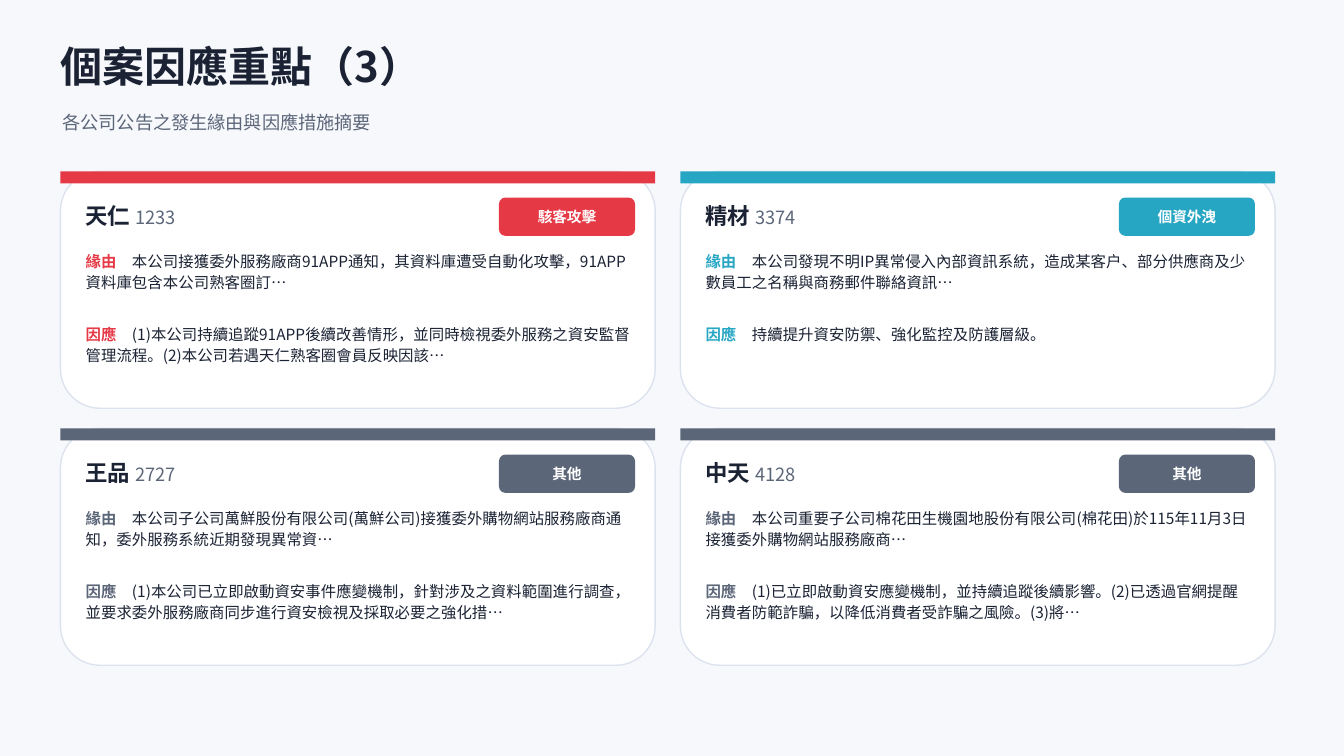
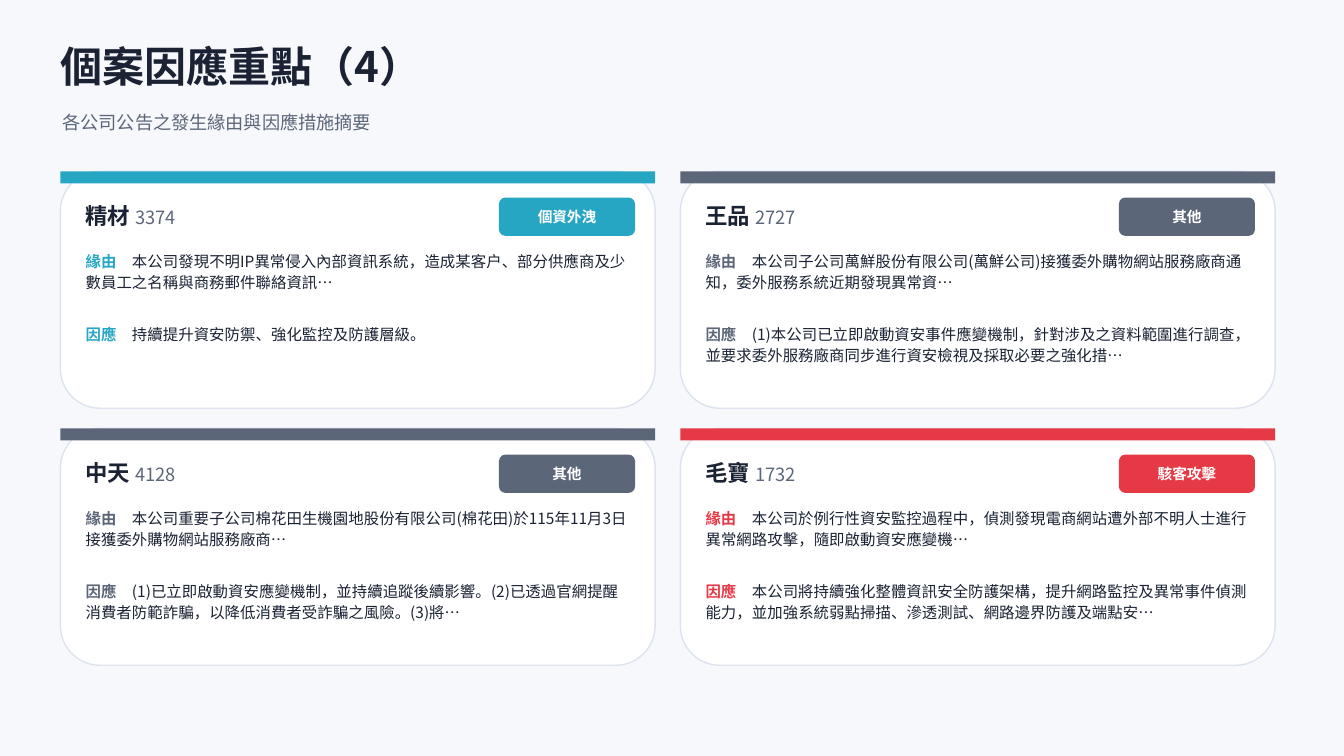
Before and after one commit to Johnnylin77/mops-isec-monitor, a slide deck: slide 9 of 資安事件因應分析.pptx (slide 8 before the commit). Drawn at 1344x756 pixels with LibreOffice and Linux fonts; fonts in the diff are those of the drawing. Boxes give left, top, right and bottom in pixels: in the first picture for what was removed or moved away, otherwise in the second. Text is boxed around its words. In the diff, an @@ line names an element or a change of style, - is before the commit and + after.

```diff
--- a/資安事件因應分析.pptx
+++ b/資安事件因應分析.pptx
@@ text at bbox=[60, 46, 421, 86]: text changed @@
-個案因應重點（3）
+個案因應重點（4）
@@ rectangle at bbox=[60, 171, 655, 184]: fill #E63946 to #27A6C4 @@
@@ rectangle at bbox=[681, 171, 1275, 184]: fill #27A6C4 to #5C6679 @@
@@ text at bbox=[86, 205, 175, 226]: text changed @@
-天仁 1233
+精材 3374
@@ rounded rectangle at bbox=[499, 198, 635, 236]: fill #E63946 to #27A6C4 @@
@@ text at bbox=[538, 209, 596, 223]: text changed @@
-駭客攻擊
+個資外洩
@@ text at bbox=[706, 206, 795, 226]: text changed @@
-精材 3374
+王品 2727
@@ rounded rectangle at bbox=[1119, 198, 1255, 236]: fill #27A6C4 to #5C6679 @@
@@ text at bbox=[1172, 209, 1201, 223]: text changed @@
-個資外洩
+其他
@@ text at bbox=[86, 254, 625, 290]: text changed @@
-緣由 本公司接獲委外服務廠商91APP通知，其資料庫遭受自動化攻擊，91APP資料庫包含本公司熟客圈訂…
+緣由 本公司發現不明IP異常侵入內部資訊系統，造成某客戶、部分供應商及少數員工之名稱與商務郵件聯絡資訊…
@@ text at bbox=[706, 254, 1241, 290]: text changed @@
-緣由 本公司發現不明IP異常侵入內部資訊系統，造成某客戶、部分供應商及少數員工之名稱與商務郵件聯絡資訊…
+緣由 本公司子公司萬鮮股份有限公司(萬鮮公司)接獲委外購物網站服務廠商通知，委外服務系統近期發現異常資…
@@ text at bbox=[86, 325, 426, 345]: text changed @@
-因應 (1)本公司持續追蹤91APP後續改善情形，並同時檢視委外服務之資安監督管理流程。(2)本公司若遇天仁熟客圈會員反映因該…
+因應 持續提升資安防禦、強化監控及防護層級。
@@ text at bbox=[706, 325, 1250, 363]: text changed @@
-因應 持續提升資安防禦、強化監控及防護層級。
+因應 (1)本公司已立即啟動資安事件應變機制，針對涉及之資料範圍進行調查，並要求委外服務廠商同步進行資安檢視及採取必要之強化措…
@@ rectangle at bbox=[681, 429, 1275, 441]: fill #5C6679 to #E63946 @@
@@ text at bbox=[86, 462, 175, 483]: text changed @@
-王品 2727
+中天 4128
@@ text at bbox=[706, 462, 795, 483]: text changed @@
-中天 4128
+毛寶 1732
@@ rounded rectangle at bbox=[1119, 455, 1255, 493]: fill #5C6679 to #E63946 @@
@@ text at bbox=[1158, 465, 1216, 484]: text changed @@
-其他
+駭客攻擊
@@ text at bbox=[86, 511, 627, 527]: text changed @@
-緣由 本公司子公司萬鮮股份有限公司(萬鮮公司)接獲委外購物網站服務廠商通知，委外服務系統近期發現異常資…
+緣由 本公司重要子公司棉花田生機園地股份有限公司(棉花田)於115年11月3日接獲委外購物網站服務廠商…
@@ text at bbox=[706, 511, 1247, 547]: text changed @@
-緣由 本公司重要子公司棉花田生機園地股份有限公司(棉花田)於115年11月3日接獲委外購物網站服務廠商…
+緣由 本公司於例行性資安監控過程中，偵測發現電商網站遭外部不明人士進行異常網路攻擊，隨即啟動資安應變機…
@@ text at bbox=[86, 582, 618, 621]: text changed @@
-因應 (1)本公司已立即啟動資安事件應變機制，針對涉及之資料範圍進行調查，並要求委外服務廠商同步進行資安檢視及採取必要之強化措…
+因應 (1)已立即啟動資安應變機制，並持續追蹤後續影響。(2)已透過官網提醒消費者防範詐騙，以降低消費者受詐騙之風險。(3)將…
@@ text at bbox=[706, 582, 1247, 620]: text changed @@
-因應 (1)已立即啟動資安應變機制，並持續追蹤後續影響。(2)已透過官網提醒消費者防範詐騙，以降低消費者受詐騙之風險。(3)將…
+因應 本公司將持續強化整體資訊安全防護架構，提升網路監控及異常事件偵測能力，並加強系統弱點掃描、滲透測試、網路邊界防護及端點安…
```
Also in this commit, not shown: 10 other slides changed, 1 slide added, 2 other files.
